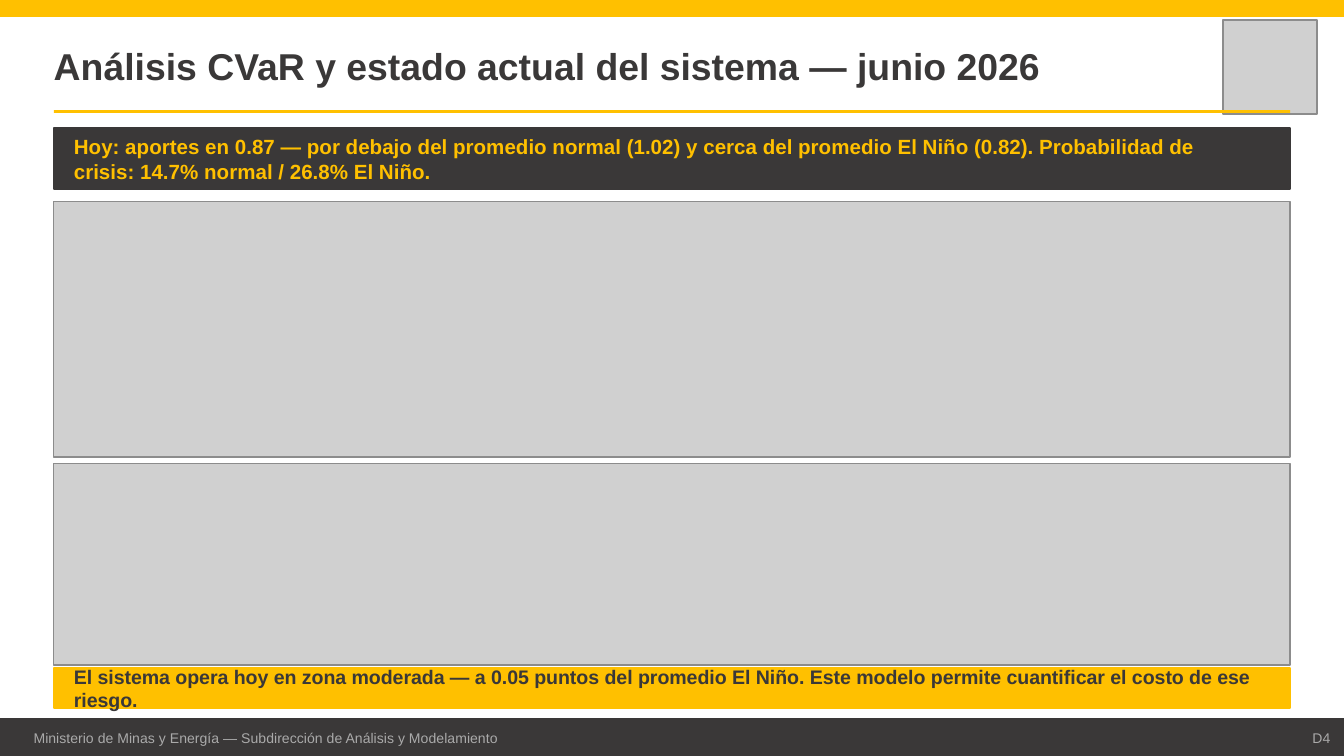
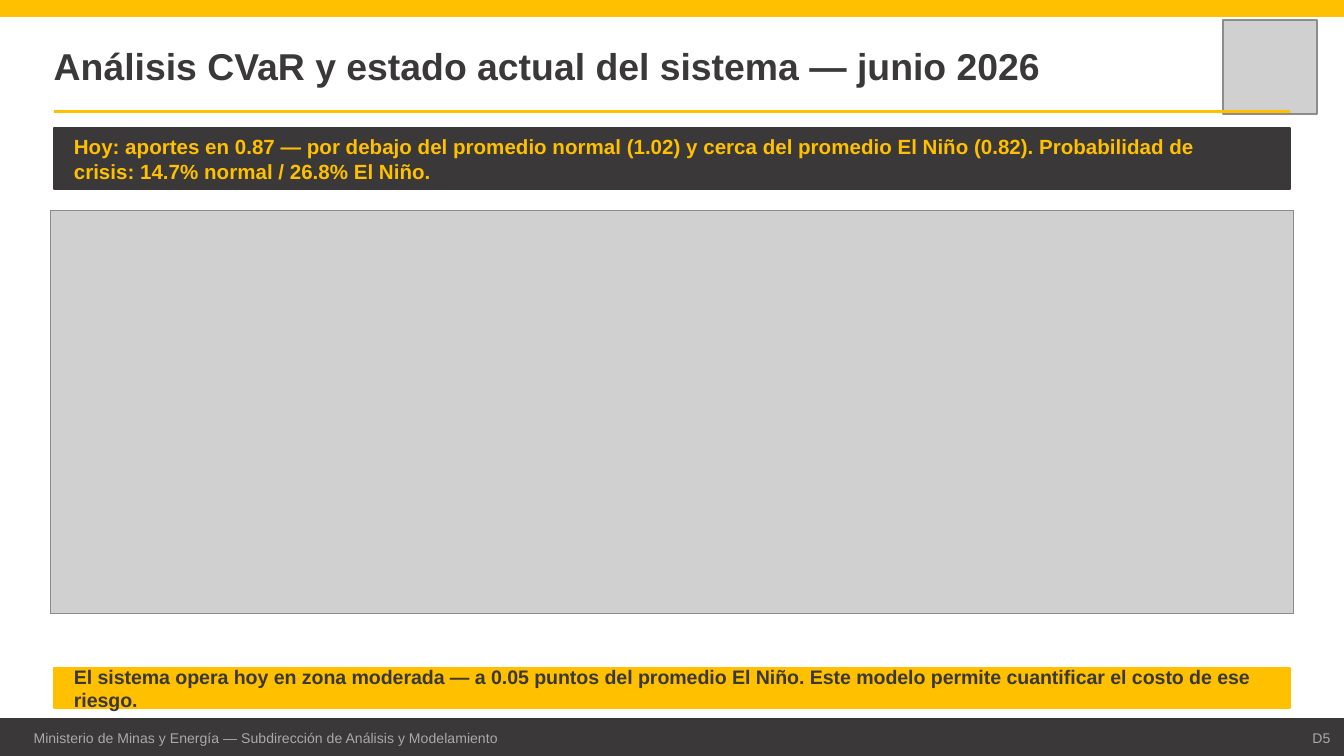
Before and after one commit to fredypaeze/modelo-enos-minenergia, a slide deck: slide 5 of outputs/MinEnergia_Avance_Datos.pptx (slide 4 before the commit). Drawn at 1344x756 pixels with LibreOffice and Linux fonts; fonts in the diff are those of the drawing; grey boxes stand for pictures. Boxes give left, top, right and bottom in pixels: in the first picture for what was removed or moved away, otherwise in the second. Text is boxed around its words. In the diff, an @@ line names an element or a change of style, - is before the commit and + after.

```diff
--- a/outputs/MinEnergia_Avance_Datos.pptx
+++ b/outputs/MinEnergia_Avance_Datos.pptx
@@ picture: place and size @@
-picture at box(54, 202, 1290, 457)
+picture at box(51, 211, 1294, 614)
@@ picture removed at box(54, 464, 1290, 665) @@
@@ text at box(1312, 733, 1330, 743): text changed @@
-D4
+D5
```
Also in this commit, not shown: 3 other slides changed, 1 slide added, 14 other files.
